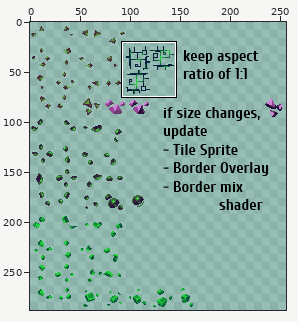
File history of a pixel-art file, Arrcival-Archipelago/content/tile/resources_sheet_edited.ase. The picture above shows the old version from afar; the outline marks the close-up.
Close-up. Old version:
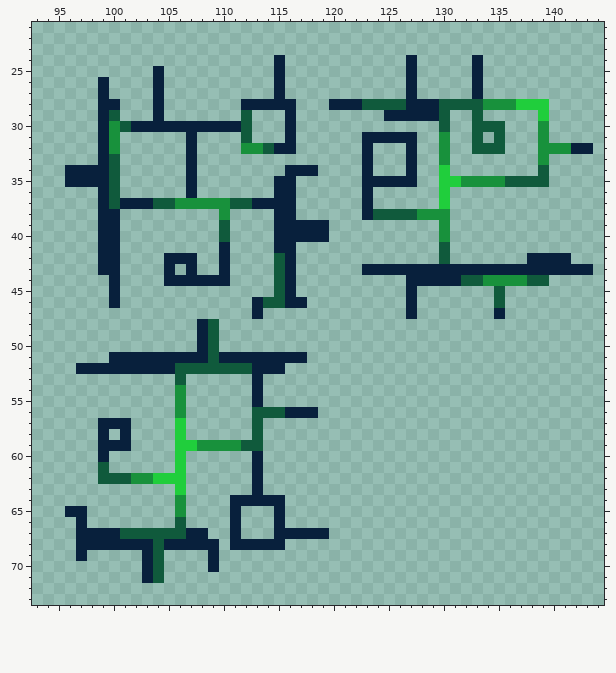
288x288 pixels, 1 frame. Pixels under 10% opacity are left out. Shown: x 93..144, y 21..73. The wide view leaves out empty margins.
New version:
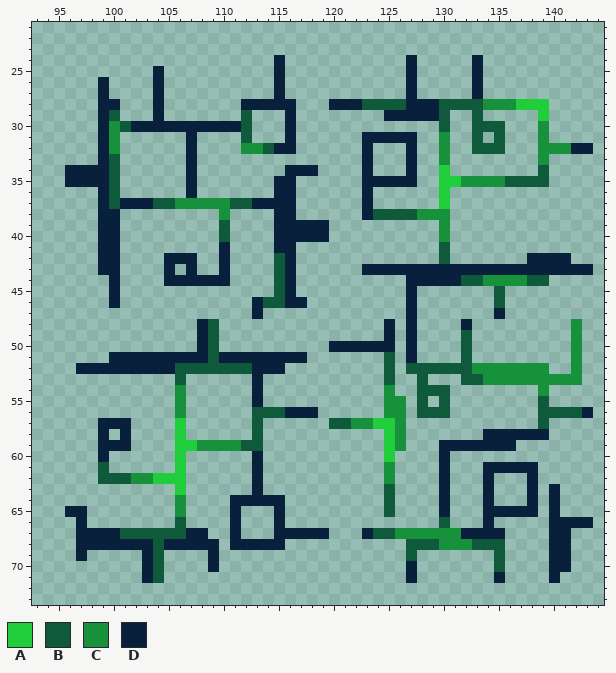
Palette (. is transparent): A #20ce3c  B #105a3c  C #18913c  D #08203c
The edit:
Changed rows in their new state; - is an unchanged pixel.
first column x 120:
48 -----D-D----D---------C-
49 -----D-D----B---------C-
50 DDDDDD-D----B---------C-
51 -----B-D----B---------C-
52 -----B-BBBBBBCCCCCCC--C-
53 -----B--B---BBCCCCCCCCC-
54 -----C--BBB--------C----
55 -----CC-B-B--------B----
56 -----CC-BBB--------BBBBD
57 BBCCAAC------------B----
58 -----AC-------DDDDDD----
59 -----AC---DDDDDDD-------
60 -----A----D-------------
61 -----C----D---DDDDD-----
62 -----C----D---D---D-----
63 -----B----D---D---D-D---
64 -----B----D---D---D-D---
65 -----B----D---DDDDD-D---
66 ----------B---D-----DDDD
67 ---DBBCCCCCCDDDD----DD--
68 -------BBBCCCBBB----DD--
69 -------B-------B----DD--
70 -------D-------B----DD--
71 -------D-------D----D---
